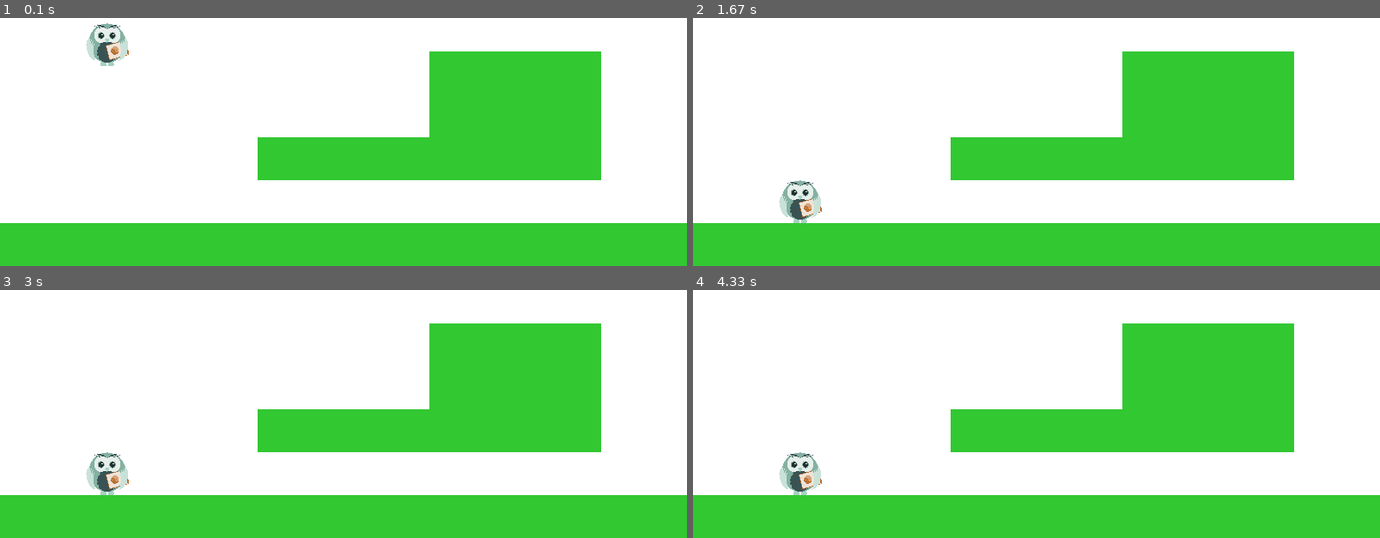
Above: before the commit, frames 1-4 (two rows, left to right).
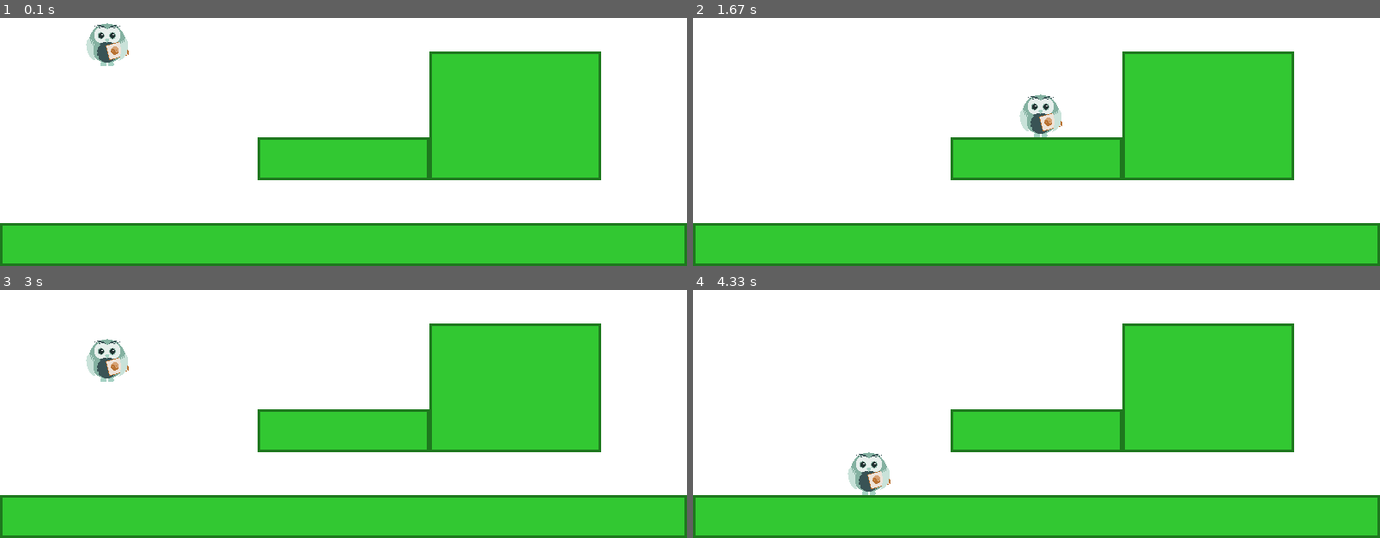
Above: after the commit, the same moments.

Repository: CoderDojoNKPG/PygameExempel
Game: pygame game, started from pygame_platform/main.py
The game is run twice, just before and just after one commit, with the same random seed, the same clock (stepped at 60 frames per second) and the same inputs.
Inputs:
- Up to frame 1 (0.1 s): no input
- Up to frame 2 (1.67 s): hold Right 0.33-0.8 s; hold Up 0.83-1.13 s; hold Right 1.17-1.63 s
- Up to frame 3 (3 s): hold Left 1.67-2.2 s; hold Left 2.23-2.63 s; hold Up from 2.67 s (still down)
- Up to frame 4 (4.33 s): release Up at 3.03 s; hold Right 3.07-3.7 s; hold Left 3.73-4.2 s; hold Right from 4.23 s (still down)

The runs differ from the first frame. In frame 1, 3.7% of the frame differs, in the area x 0-100%, y 13-100%; in frame 2, 5.0%; in frame 3, 5.0%; in frame 4, 5.0%.

Commit message:
Fix player image loading path and improve movement event handling

Diff:
--- a/pygame_platform/main.py
+++ b/pygame_platform/main.py
@@ -7,8 +7,10 @@
 pygame.display.set_caption("Plattformskollision")
 clock = pygame.time.Clock()
 
+# Sökvägen till det här scriptet.
+script_dir = os.path.dirname(os.path.abspath(__file__))
 # Ladda spelarens sprite
-player_image = pygame.image.load(os.path.join("img", "coderowl.png"))
+player_image = pygame.image.load(os.path.join(script_dir, "img", "coderowl.png"))
 player_image = pygame.transform.scale(player_image, (50, 50))  # Skala till 50x50 pixlar
 
 # Färger
@@ -42,17 +44,25 @@
         if event.type == pygame.QUIT:
             running = False
 
-        # if event.type == pygame.KEYDOWN:
-        #     if event.key == pygame.K_LEFT: moving_left = True
-        #     if event.key == pygame.K_RIGHT: moving_right = True
-        #     if event.key == pygame.K_UP and is_grounded:
-        #         vel_y = jump_height
+        # Vi kollar om en knapp tryckts ner
+        if event.type == pygame.KEYDOWN:
+            # Beroende på riktningen sätter en rörelse till sant
+            if event.key == pygame.K_LEFT:
+                moving_left = True
+            if event.key == pygame.K_RIGHT:
+                moving_right = True
+            if event.key == pygame.K_UP and is_grounded:
+                vel_y = jump_height
 
+        # Vi kollar om någon knapp som var nedtryckt nu har släppts
         if event.type == pygame.KEYUP:
-            if event.key == pygame.K_LEFT: moving_left = False
-            if event.key == pygame.K_RIGHT: moving_right = False
+            # Och stänger då av rörelsen i dess riktning
+            if event.key == pygame.K_LEFT:
+                moving_left = False
+            if event.key == pygame.K_RIGHT:
+                moving_right = False
 
-    # --- 1. RÖRELSE OCH KOLLISION I X-LED ---
+    # --- RÖRELSE OCH KOLLISION I X-LED ---
     if moving_left:
         player_rect.x -= player_speed
     if moving_right:
@@ -64,7 +74,7 @@
     if player_rect.right > WIDTH:
         player_rect.right = WIDTH
 
-    # Kolla plattformskollision (X)
+    # Kolla plattformskollision i sidled (X) (Om spelaren kolliderar med någon av rektanglarna i listan)
     for platform in platforms:
         if player_rect.colliderect(platform):
             if moving_right:
@@ -72,12 +82,12 @@
             if moving_left:
                 player_rect.left = platform.right
 
-    # --- 2. RÖRELSE OCH KOLLISION I Y-LED ---
+    # --- RÖRELSE OCH KOLLISION I Y-LED ---s
     vel_y += gravity
     player_rect.y += vel_y
     is_grounded = False
 
-    # Kolla plattformskollision (Y)
+    # Kolla plattformskollision i höjdled (Y)
     for platform in platforms:
         if player_rect.colliderect(platform):
             if vel_y > 0:
@@ -88,13 +98,13 @@
                 player_rect.top = platform.bottom
                 vel_y = 0
 
-    # --- 3. RITA ---
+    # --- RITA ---
     screen.fill(WHITE)
 
     # Rita plattformar med outline
     for platform in platforms:
-        pygame.draw.rect(screen, GREEN, platform)        # Fyllning
-        # pygame.draw.rect(screen, DARK_GREEN, platform, 3) # Outline (3 pixlar tjock)
+        pygame.draw.rect(screen, GREEN, platform)           # Fyllning
+        pygame.draw.rect(screen, DARK_GREEN, platform, 3)   # Kanter (3 pixlar tjock)
 
     # Rita spelaren sprite
     screen.blit(player_image, player_rect)
